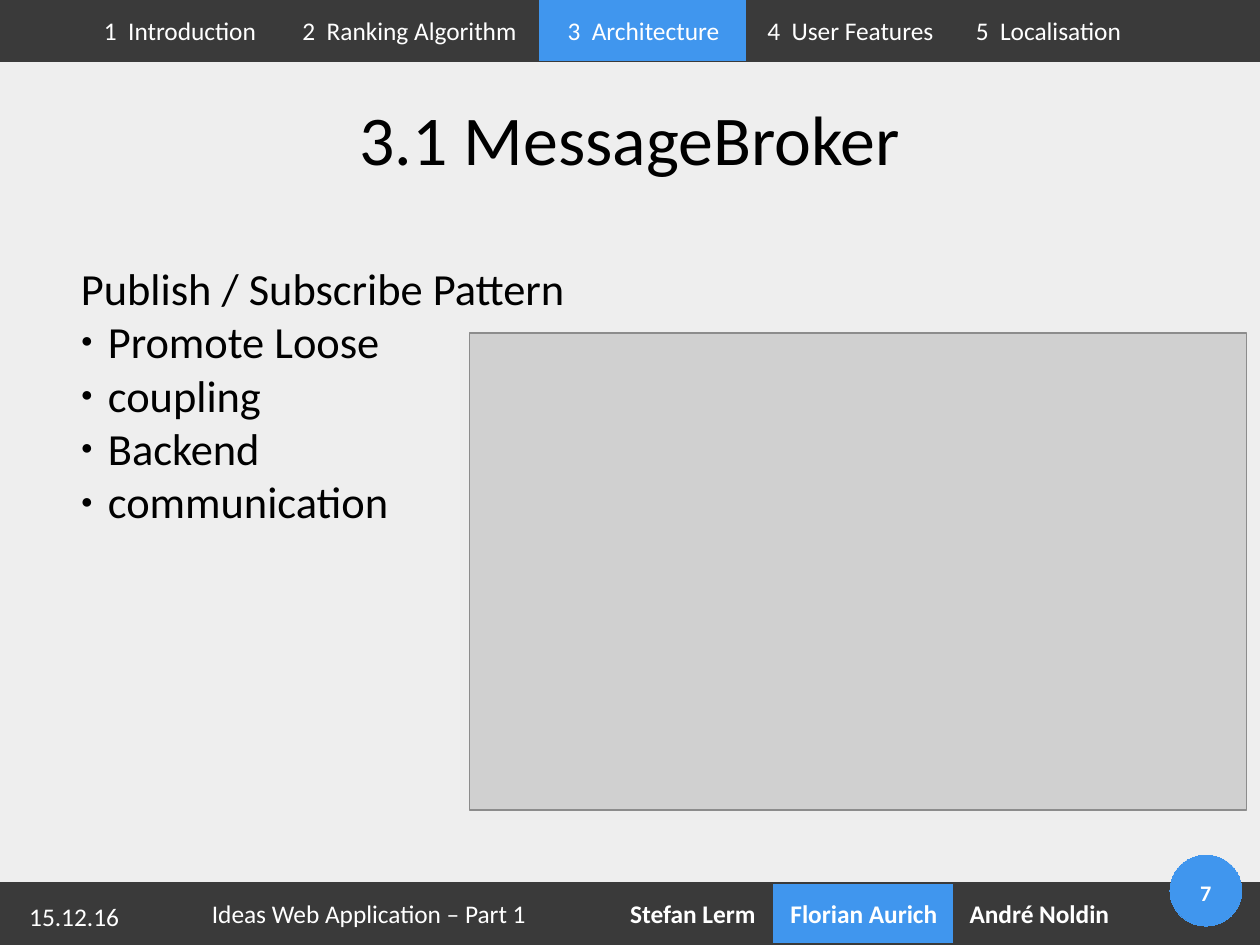
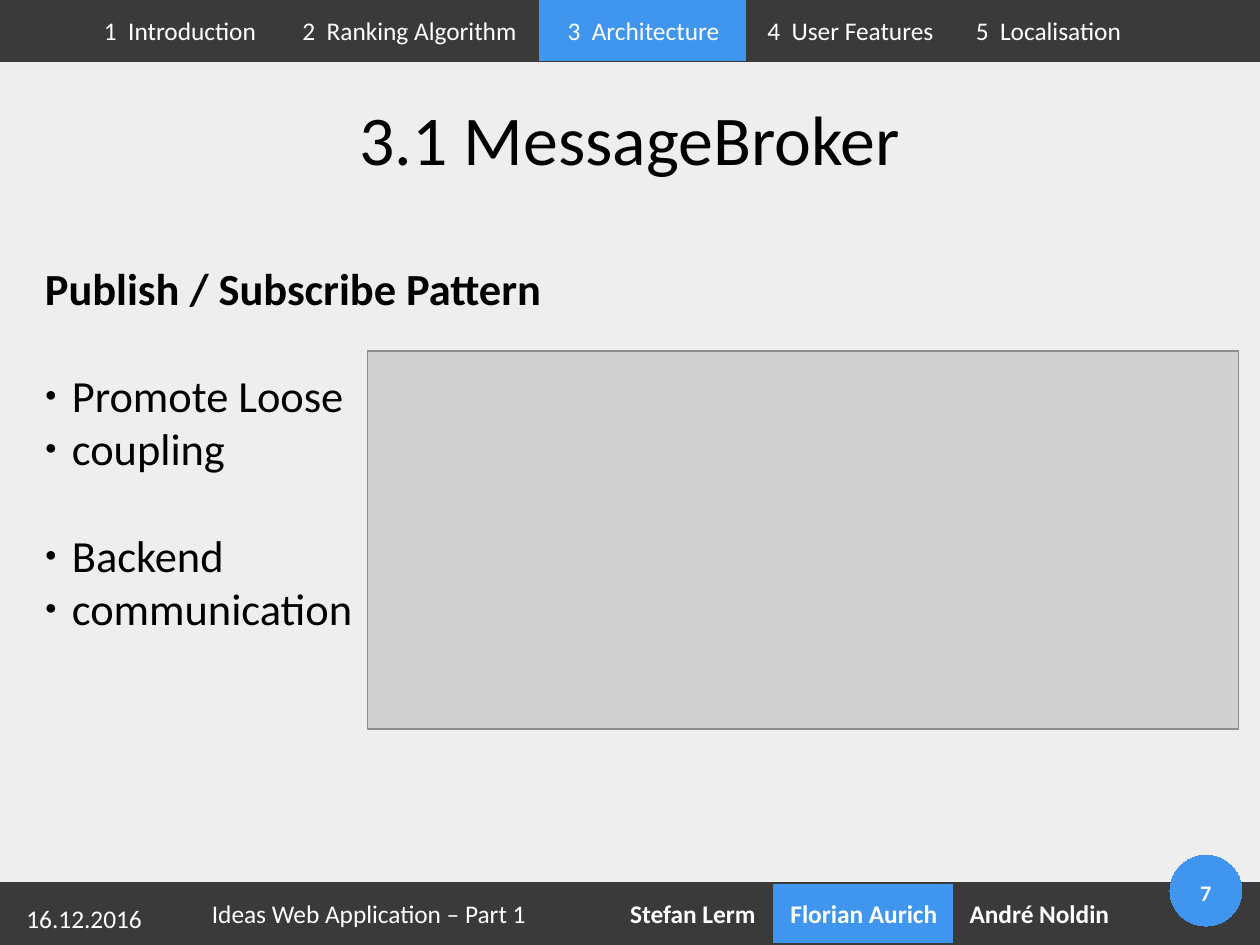
Before and after one commit to Geopras/IdeaWatcher, a slide deck: slide 7 of presentation/part1.odp. Drawn at 1260x945 pixels with LibreOffice and Linux fonts; fonts in the diff are those of the drawing; grey boxes stand for pictures; background and template pictures are left out. Boxes give left, top, right and bottom in pixels: in the first picture for what was removed or moved away, otherwise in the second. Text is boxed around its words. In the diff, an @@ line names an element or a change of style, - is before the commit and + after.

```diff
--- a/presentation/part1.odp
+++ b/presentation/part1.odp
@@ text "Publish / Subscribe Pattern": place and size @@
-text "Publish / Subscribe Pattern" at (81, 274, 564, 519)
+text "Publish / Subscribe Pattern" at (45, 273, 541, 626)
@@ text at (45, 273, 541, 306): bold on in "Publish / Subscribe Pattern" @@
@@ picture: place and size @@
-picture at (470, 333, 1247, 810)
+picture at (367, 351, 1238, 729)
@@ text at (26, 911, 141, 928): text changed @@
-15.12.16
+16.12.2016
```
Also in this commit, not shown: 12 other slides changed, 4 other files.
